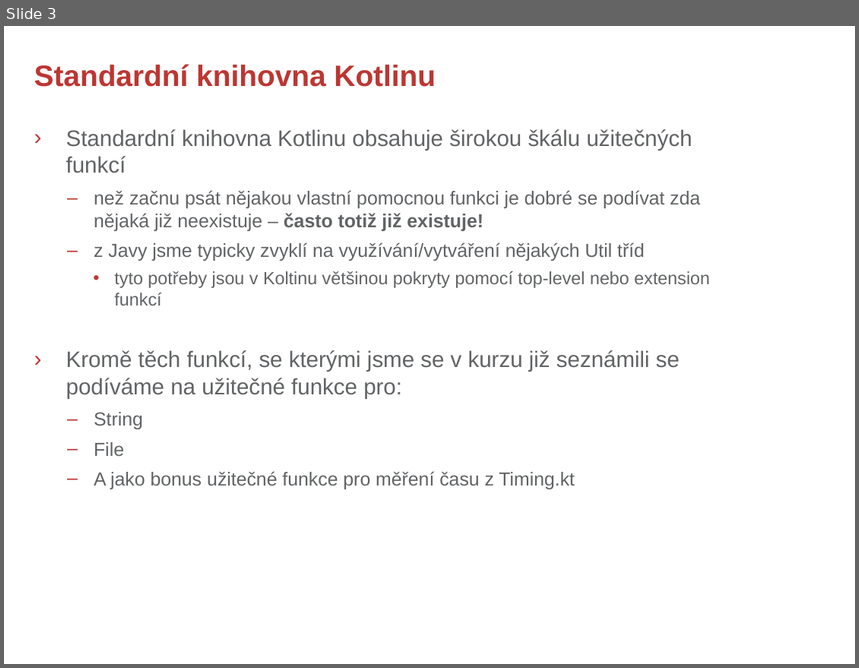
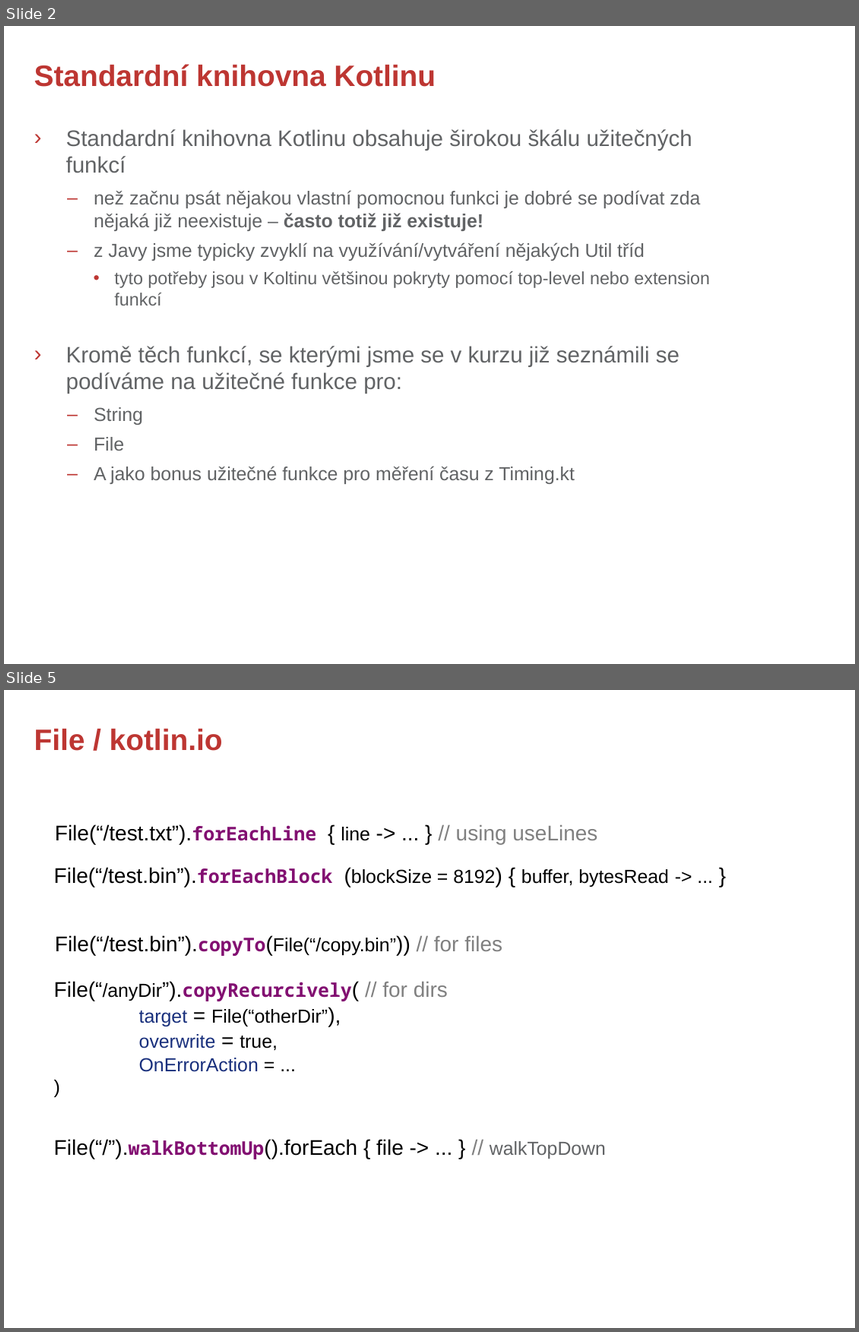
Before and after one commit to rokusjar/KotlinSkoleni, a slide deck: slides/Kotlin - 5. Helpful Extensions.pptx. Shown one above the other, each under a label of ours: slide 3 before the commit, slides 2 and 5 after it; the slides between them are not shown. The pictures are 859x668 and 859x1332 pixels, drawn with LibreOffice and Linux fonts; fonts in the diff are those of the drawing; background and template pictures are left out. Boxes give left, top, right and bottom in pixels: in the first picture for what was removed or moved away, otherwise in the second. Text is boxed around its words. In the diff, an @@ line names an element or a change of style, - is before the commit and + after.

```diff
--- a/slides/Kotlin - 5. Helpful Extensions.pptx
+++ b/slides/Kotlin - 5. Helpful Extensions.pptx
@@ slide 5 added at bbox=[4, 690, 855, 1328], background #FFFFFF @@
@@ text added at bbox=[34, 729, 223, 751], 25 pt, text #BD3632, bold @@
+File / kotlin.io
@@ text added at bbox=[55, 825, 598, 844], 18 pt, text #000000 @@
+File(“/test.txt”).forEachLine { line -> ... } // using useLines
@@ text added at bbox=[54, 867, 669, 887], 16 pt, text #000000 @@
+File(“/test.bin”).forEachBlock (blockSize = 8192) { buffer, bytesRead -> ... }
@@ text added at bbox=[55, 935, 503, 956], 18 pt, text #000000 @@
+File(“/test.bin”).copyTo(File(“/copy.bin”)) // for files
@@ text added at bbox=[54, 981, 448, 1072], 16 pt, text #000000 @@
+File(“/anyDir”).copyRecurcively( // for dirs
+target = File(“otherDir”),
+overwrite = true,
+OnErrorAction = ...
+)
@@ text added at bbox=[54, 1139, 606, 1160], 18 pt, text #000000 @@
+File(“/”).walkBottomUp().forEach { file -> ... } // walkTopDown
@@ what was slide 3 is now slide 2 @@
@@ slide 2 changed as well @@
@@ text at bbox=[66, 129, 693, 394]: indent changed @@
```
Also in this commit, not shown: 3 other slides changed, 2 other slides added, 5 slides removed.
